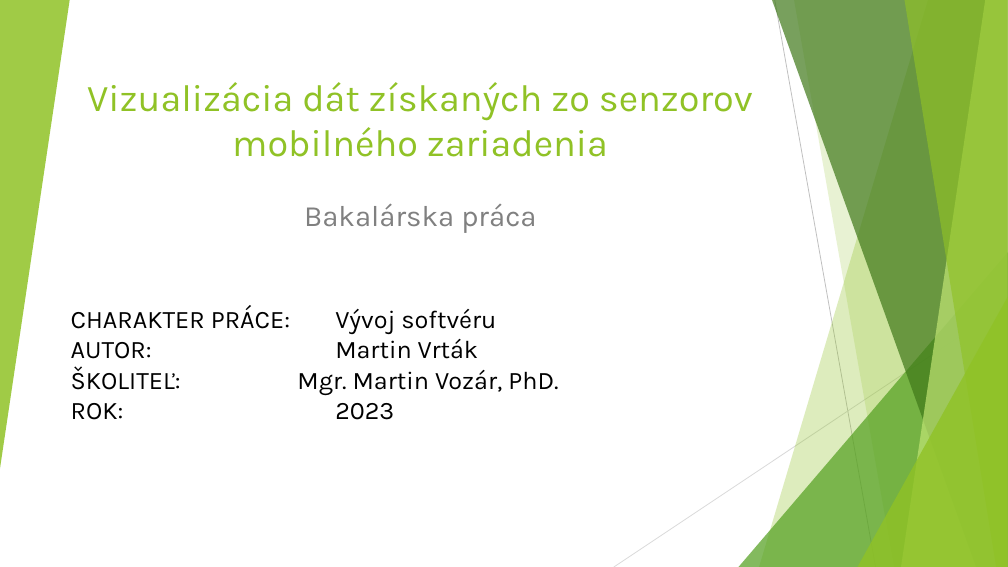
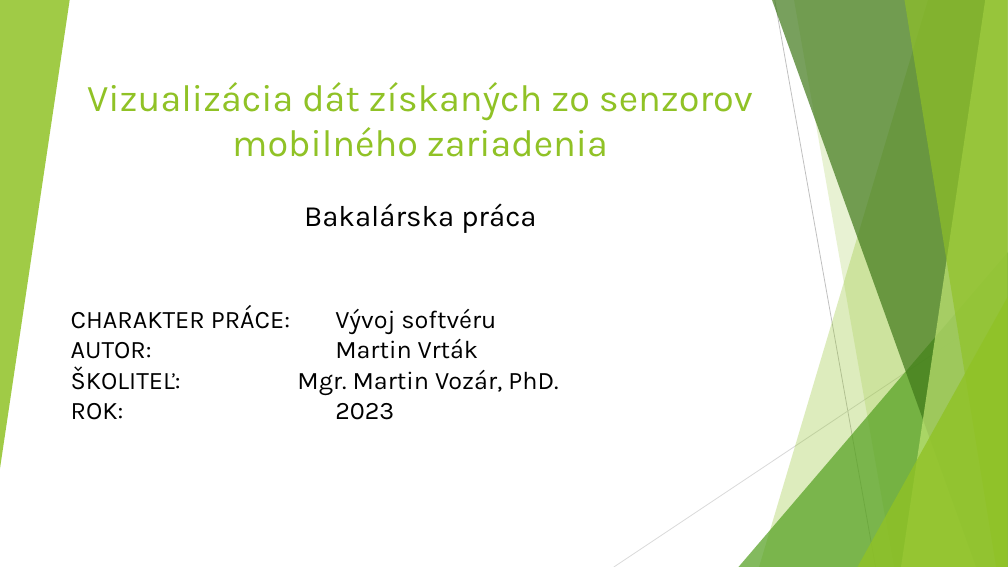
Before and after one commit to gameblaer/zaverecna_praca_bc, a slide deck: slide 1 of Prezentacia_Vrták_Martin.pptx. Drawn at 1008x567 pixels with LibreOffice and Linux fonts; fonts in the diff are those of the drawing. Boxes give left, top, right and bottom in pixels: in the first picture for what was removed or moved away, otherwise in the second. Text is boxed around its words. In the diff, an @@ line names an element or a change of style, - is before the commit and + after.

```diff
--- a/Prezentacia_Vrták_Martin.pptx
+++ b/Prezentacia_Vrták_Martin.pptx
@@ subtitle "Bakalárska práca" at <box>304,203,536,233</box>: text colour #808080 to #000000 @@
```
Also in this commit, not shown: 7 other slides changed.
